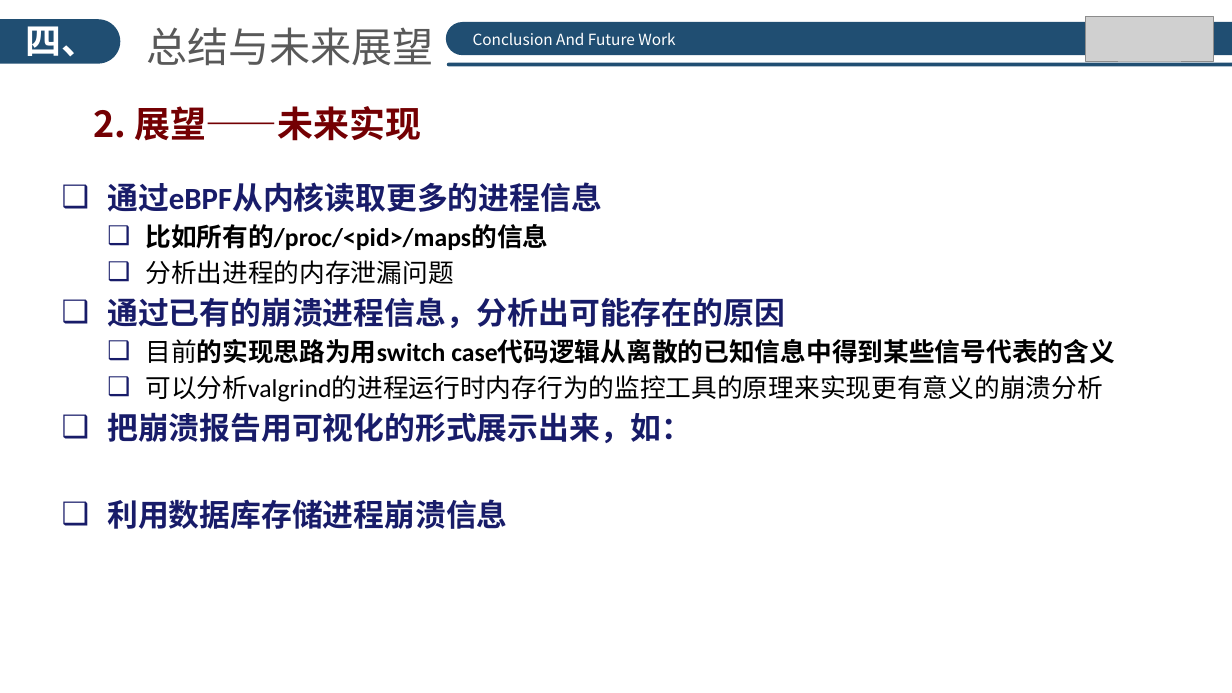
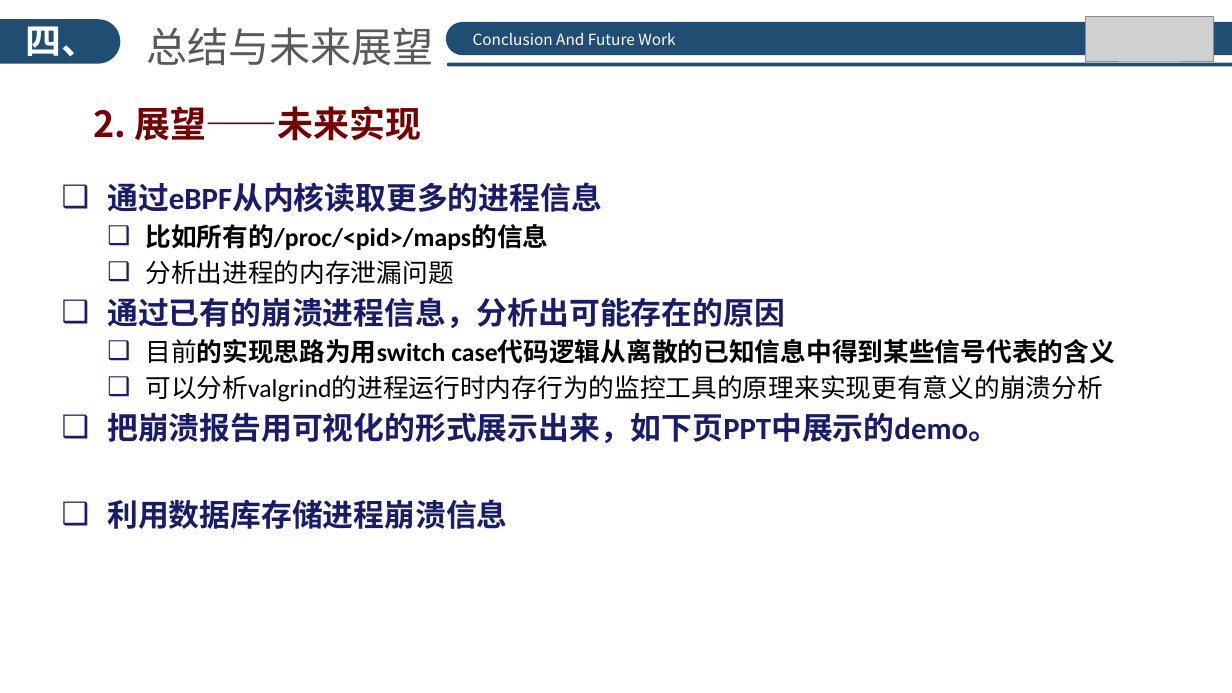
Before and after one commit to hrpccs/CrashCrawler, a slide deck: slide 23 of doc/Crashcrawler_SYSU.pptx. Drawn at 1232x693 pixels with LibreOffice and Linux fonts; fonts in the diff are those of the drawing; grey boxes stand for pictures; background and template pictures are left out. Boxes give left, top, right and bottom in pixels: in the first picture for what was removed or moved away, otherwise in the second. Text is boxed around its words. In the diff, an @@ line names an element or a change of style, - is before the commit and + after.

```diff
--- a/doc/Crashcrawler_SYSU.pptx
+++ b/doc/Crashcrawler_SYSU.pptx
@@ text at [107, 412, 999, 443]: text changed @@
-❑ 把崩溃报告用可视化的形式展示出来，如：
+❑ 把崩溃报告用可视化的形式展示出来，如下页PPT中展示的demo。
```
Also in this commit, not shown: 3 other slides changed.
